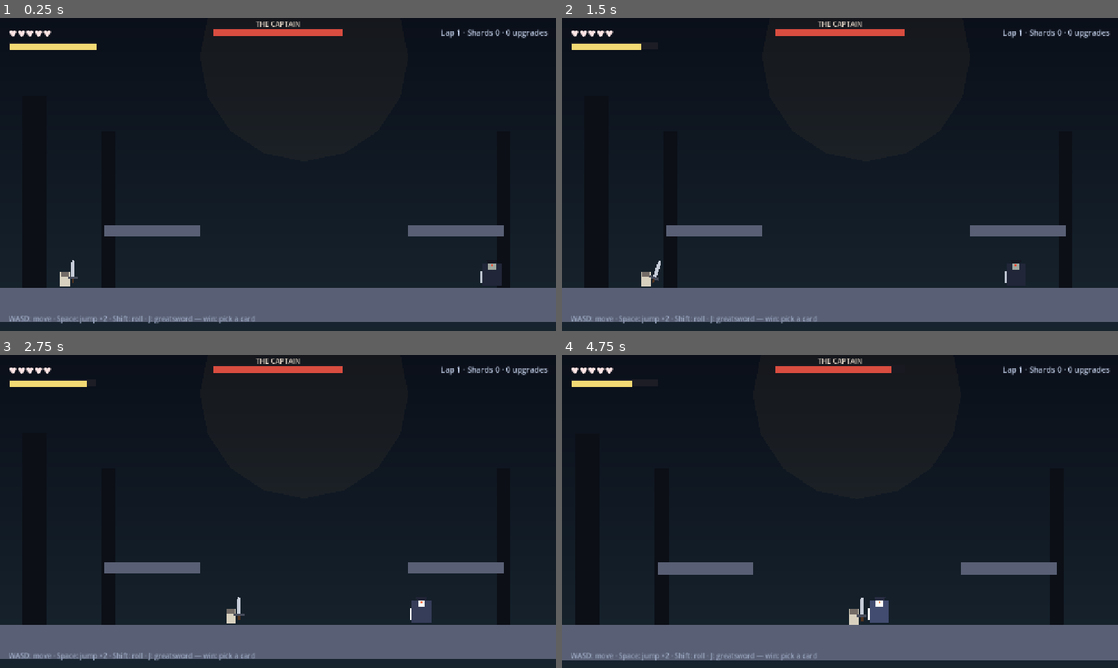
Above: before the commit, frames 1-4 (two rows, left to right).
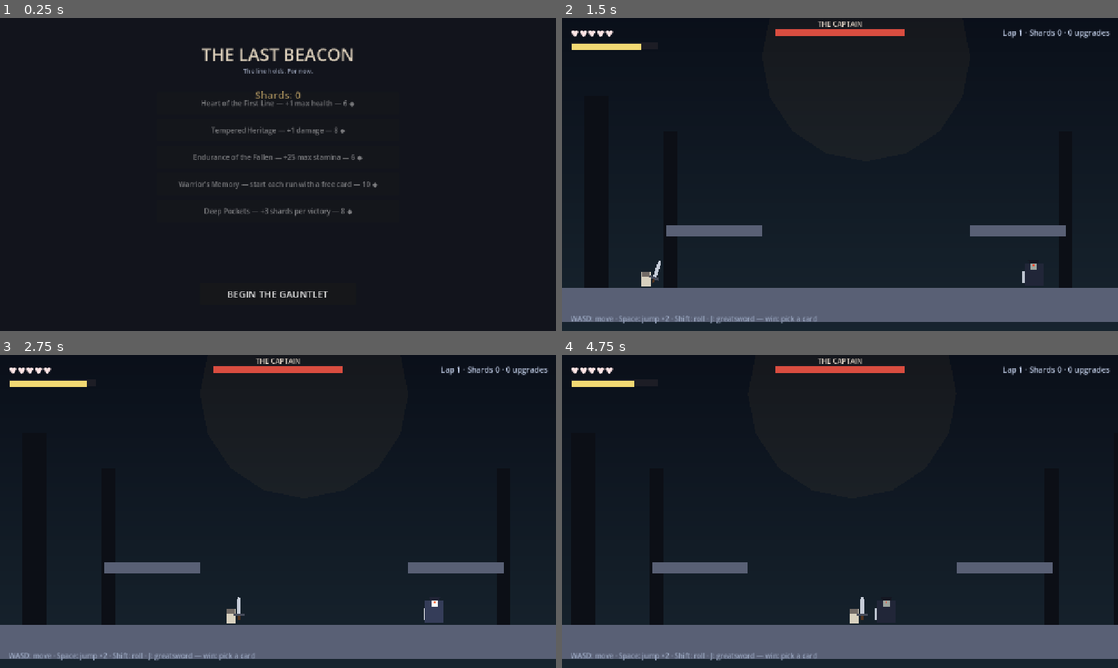
Above: after the commit, the same moments.

Repository: hugoborgplotnikov-boop/the-last-beacon
Game: Godot game, scene res://scenes/shop.tscn
Two runs of this game, one before a commit and one after it. Both use one fixed random seed, a clock stepped at 60 frames per second and the inputs below. Before the commit the project starts from res://scenes/captain_arena.tscn.
Inputs (mouse positions are in pixels of both pictures, inside the frame that each line leads up to):
- Up to frame 1 (0.25 s): no input
- Up to frame 2 (1.5 s): click (840, 293) at 0.5 s, where only the run after the commit has a clickable "BEGIN THE GAUNTLET"; hold D (move_right) from 1.28 s (still down); tap J (attack) at 1.35 s
- Up to frame 3 (2.75 s): keep holding D (move_right); tap Space (jump) at 1.52, 2.27 s; tap Shift (roll) at 2.1 s
- Up to frame 4 (4.75 s): release D (move_right) at 2.78 s; hold A (move_left) 2.78-3.53 s; tap J (attack) at 2.85, 4.35 s; hold D (move_right) from 3.53 s (still down); tap Shift (roll) at 3.6 s; tap Space (jump) at 3.77, 4.52 s

The runs differ from the first frame. In frame 1, 16% of the frame differs, in the area x 0-100%, y 1-98%; in frame 2, less than 0.1%; in frame 3, 0.3%; in frame 4, 1.1%.

Commit message:
feat: THE SHARDS SHOP — permanent unlocks, save file, shop hub (milestone 3)
Shards now mean something: spend them between runs on permanent upgrades.
- shop.tscn + shop.gd: the hub — game boots here; balance label, 5 items,
  BEGIN THE GAUNTLET -> captain arena
- 5 unlocks: Heart of the First Line (+hp x5), Tempered Heritage (+dmg
  x3), Endurance of the Fallen (+stamina x3), Warrior's Memory (free
  starter card), Deep Pockets (+3 shards/victory)
- run.gd: SHOP const, purchase() (affordability + caps), save/load
  (user://beacon_save.cfg), init_run folds unlocks into run buffs,
  record_victory pays pockets bonus + saves, death -> shop (restart_run)
- test_shop (10th test): wallet, purchases, caps, persistence, meta
  folding, pockets payout
- all run-state tests wipe the save first (deterministic regardless of
  the real save file)
- suite 10/10 green; docs updated

Diff:
--- a/dev/TheLastBeacon/project.godot
+++ b/dev/TheLastBeacon/project.godot
@@ -12,7 +12,7 @@
 
 config/name="The Last Beacon"
 config/description="A 2D boss-gauntlet roguelike — you are the last beacon of a falling world. Face the champions who fell before you."
-run/main_scene="res://scenes/captain_arena.tscn"
+run/main_scene="res://scenes/shop.tscn"
 config/features=PackedStringArray("4.7", "GL Compatibility")
 
 [display]
--- /dev/null
+++ b/dev/TheLastBeacon/scenes/shop.tscn
@@ -0,0 +1,98 @@
+[gd_scene load_steps=2 format=3]
+
+[ext_resource type="Script" path="res://scripts/shop.gd" id="1"]
+
+[node name="Shop" type="Control"]
+layout_mode = 3
+anchors_preset = 15
+anchor_right = 1.0
+anchor_bottom = 1.0
+grow_horizontal = 2
+grow_vertical = 2
+script = ExtResource("1")
+
+[node name="Backdrop" type="ColorRect" parent="."]
+layout_mode = 1
+anchors_preset = 15
+anchor_right = 1.0
+anchor_bottom = 1.0
+grow_horizontal = 2
+grow_vertical = 2
+color = Color(0.07, 0.08, 0.11, 1)
+
+[node name="Title" type="Label" parent="."]
+layout_mode = 1
+anchors_preset = 10
+anchor_right = 1.0
+offset_top = 56.0
+offset_bottom = 110.0
+grow_horizontal = 2
+theme_override_colors/font_color = Color(0.85, 0.8, 0.72, 1)
+theme_override_font_sizes/font_size = 40
+horizontal_alignment = 1
+text = "THE LAST BEACON"
+
+[node name="Subtitle" type="Label" parent="."]
+layout_mode = 1
+anchors_preset = 10
+anchor_right = 1.0
+offset_top = 112.0
+offset_bottom = 134.0
+grow_horizontal = 2
+theme_override_colors/font_color = Color(0.55, 0.58, 0.66, 1)
+theme_override_font_sizes/font_size = 14
+horizontal_alignment = 1
+text = "The line holds. For now."
+
+[node name="UI" type="Control" parent="."]
+layout_mode = 1
+anchors_preset = 15
+anchor_right = 1.0
+anchor_bottom = 1.0
+grow_horizontal = 2
+grow_vertical = 2
+
+[node name="BalanceLabel" type="Label" parent="UI"]
+layout_mode = 1
+anchors_preset = 10
+anchor_right = 1.0
+offset_top = 160.0
+offset_bottom = 196.0
+grow_horizontal = 2
+theme_override_colors/font_color = Color(0.85, 0.72, 0.45, 1)
+theme_override_font_sizes/font_size = 24
+horizontal_alignment = 1
+text = "Shards: 0"
+
+[node name="ItemList" type="VBoxContainer" parent="UI"]
+layout_mode = 1
+anchors_preset = 8
+anchor_left = 0.5
+anchor_top = 0.5
+anchor_right = 0.5
+anchor_bottom = 0.5
+offset_left = -280.0
+offset_top = -190.0
+offset_right = 280.0
+offset_bottom = 110.0
+grow_horizontal = 2
+grow_vertical = 2
+theme_override_constants/separation = 10
+
+[node name="BeginButton" type="Button" parent="UI"]
+layout_mode = 1
+anchors_preset = 7
+anchor_left = 0.5
+anchor_top = 1.0
+anchor_right = 0.5
+anchor_bottom = 1.0
+offset_left = -180.0
+offset_top = -110.0
+offset_right = 180.0
+offset_bottom = -60.0
+grow_horizontal = 2
+grow_vertical = 0
+theme_override_font_sizes/font_size = 22
+text = "BEGIN THE GAUNTLET"
+
+[connection signal="pressed" from="UI/BeginButton" to="." method="_on_begin_pressed"]
--- a/dev/TheLastBeacon/scripts/run.gd
+++ b/dev/TheLastBeacon/scripts/run.gd
@@ -1,13 +1,17 @@
 extends Node
 
 ## Run — the gauntlet's brain (autoload). Holds the run state (lap, shards,
-## buffs), the boss rotation, and the upgrade-card pool. Arenas read the run
-## state in _ready and report victories and deaths back here.
+## buffs), the boss rotation, the upgrade-card pool, and the meta layer
+## (the shards shop + the save file). Arenas read the run state in _ready
+## and report victories and deaths back here.
 
 const BOSS_ROTATION: Array[String] = [
 	"res://scenes/captain_arena.tscn",
 	"res://scenes/bastion_arena.tscn",
 ]
+
+const SHOP_SCENE := "res://scenes/shop.tscn"
+const SAVE_PATH := "user://beacon_save.cfg"
 
 ## Card pool: id -> {title, desc, buffs} — buffs accumulate per run and are
 ## applied to the hero by the arena's _ready.
@@ -23,15 +27,27 @@
 	"giants_reach": {"title": "Giant's Reach", "desc": "+20% attack range", "buffs": {"reach": 0.2}},
 }
 
+## The shop: id -> {title, desc, cost, max} — permanent unlocks bought with
+## shards between runs. Effects fold into every fresh run via init_run.
+const SHOP := {
+	"fortitude": {"title": "Heart of the First Line", "desc": "+1 max health", "cost": 6, "max": 5},
+	"blade": {"title": "Tempered Heritage", "desc": "+1 damage", "cost": 8, "max": 3},
+	"stamina": {"title": "Endurance of the Fallen", "desc": "+25 max stamina", "cost": 6, "max": 3},
+	"memory": {"title": "Warrior's Memory", "desc": "start each run with a free card", "cost": 10, "max": 1},
+	"pockets": {"title": "Deep Pockets", "desc": "+3 shards per victory", "cost": 8, "max": 1},
+}
+
 var lap := 1
 var shards := 0
 var boss_index := 0
 var buffs: Dictionary = {}
 var run_active := false
+var meta_unlocks: Dictionary = {}
 
 
 func _ready() -> void:
 	process_mode = Node.PROCESS_MODE_ALWAYS
+	load_game()
 
 
 func init_run() -> void:
@@ -39,6 +55,19 @@
 	boss_index = 0
 	buffs = {}
 	run_active = true
+	# Permanent unlocks fold into the run's buffs (applied by the arena).
+	for id in meta_unlocks:
+		var n: int = meta_unlocks[id]
+		match id:
+			"fortitude":
+				buffs["hp"] = buffs.get("hp", 0) + n
+			"blade":
+				buffs["damage"] = buffs.get("damage", 0) + n
+			"stamina":
+				buffs["stamina"] = buffs.get("stamina", 0) + 25.0 * n
+			"memory":
+				if n > 0:
+					apply_card(_starter_card())
 
 
 func current_arena() -> String:
@@ -47,10 +76,14 @@
 
 func record_victory() -> void:
 	shards += 3
+	if meta_unlocks.get("pockets", 0) > 0:
+		shards += 3
+	save_game()
 
 
 func record_death() -> void:
 	run_active = false
+	save_game()
 
 
 func advance() -> void:
@@ -61,9 +94,11 @@
 	get_tree().change_scene_to_file(current_arena())
 
 
+## The run is over: the hero returns to the shop with the wallet intact.
 func restart_run() -> void:
 	init_run()
-	get_tree().change_scene_to_file(BOSS_ROTATION[0])
+	save_game()
+	get_tree().change_scene_to_file(SHOP_SCENE)
 
 
 func draw_cards(count := 3) -> Array[String]:
@@ -82,3 +117,37 @@
 	var card_buffs: Dictionary = CARDS[id]["buffs"]
 	for key in card_buffs:
 		buffs[key] = buffs.get(key, 0) + card_buffs[key]
+
+
+func _starter_card() -> String:
+	var ids: Array[String] = draw_cards(1)
+	return ids[0]
+
+
+func purchase(id: String) -> bool:
+	if not SHOP.has(id):
+		return false
+	var item: Dictionary = SHOP[id]
+	if meta_unlocks.get(id, 0) >= item["max"]:
+		return false
+	if shards < item["cost"]:
+		return false
+	shards -= item["cost"]
+	meta_unlocks[id] = meta_unlocks.get(id, 0) + 1
+	save_game()
+	return true
+
+
+func save_game() -> void:
+	var cfg := ConfigFile.new()
+	cfg.set_value("meta", "shards", shards)
+	cfg.set_value("meta", "unlocks", meta_unlocks)
+	cfg.save(SAVE_PATH)
+
+
+func load_game() -> void:
+	var cfg := ConfigFile.new()
+	if cfg.load(SAVE_PATH) != OK:
+		return
+	shards = cfg.get_value("meta", "shards", 0)
+	meta_unlocks = cfg.get_value("meta", "unlocks", {})
--- /dev/null
+++ b/dev/TheLastBeacon/scripts/shop.gd
@@ -0,0 +1,41 @@
+extends Control
+## The shards shop — the hub between runs. The hero's permanent unlocks
+## live here: spend shards on them, then begin the gauntlet again.
+
+@onready var balance_label: Label = $UI/BalanceLabel
+@onready var item_list: VBoxContainer = $UI/ItemList
+
+
+func _ready() -> void:
+	_refresh()
+
+
+func _refresh() -> void:
+	balance_label.text = "Shards: %d" % Run.shards
+	for child in item_list.get_children():
+		child.queue_free()
+	for id in Run.SHOP:
+		var item: Dictionary = Run.SHOP[id]
+		var owned: int = Run.meta_unlocks.get(id, 0)
+		var btn := Button.new()
+		btn.custom_minimum_size = Vector2(560, 52)
+		btn.text = "%s — %s — %d ◆" % [item["title"], item["desc"], item["cost"]]
+		if owned > 0:
+			btn.text += " (owned %d)" % owned
+		if owned >= item["max"]:
+			btn.text += " — MAXED"
+			btn.disabled = true
+		elif Run.shards < item["cost"]:
+			btn.disabled = true
+		btn.pressed.connect(_on_item_pressed.bind(id))
+		item_list.add_child(btn)
+
+
+func _on_item_pressed(id: String) -> void:
+	if Run.purchase(id):
+		_refresh()
+
+
+func _on_begin_pressed() -> void:
+	Run.init_run()
+	get_tree().change_scene_to_file("res://scenes/captain_arena.tscn")
--- a/dev/TheLastBeacon/tests/test_bastion.gd
+++ b/dev/TheLastBeacon/tests/test_bastion.gd
@@ -18,6 +18,13 @@
 func _initialize() -> void:
 	h = HARNESS.new("bastion")
 	run = get_root().get_node("Run")
+	# Clean slate: wipe the save so the test is deterministic.
+	var cfg := ConfigFile.new()
+	cfg.save("user://beacon_save.cfg")
+	run.load_game()
+	run.shards = 0
+	run.meta_unlocks = {}
+	run.save_game()
 	run.init_run()
 	var arena_scene: PackedScene = load("res://scenes/bastion_arena.tscn")
 	arena = arena_scene.instantiate()
--- a/dev/TheLastBeacon/tests/test_captain.gd
+++ b/dev/TheLastBeacon/tests/test_captain.gd
@@ -17,6 +17,13 @@
 func _initialize() -> void:
 	h = HARNESS.new("captain")
 	run = get_root().get_node("Run")
+	# Clean slate: wipe the save so the test is deterministic.
+	var cfg := ConfigFile.new()
+	cfg.save("user://beacon_save.cfg")
+	run.load_game()
+	run.shards = 0
+	run.meta_unlocks = {}
+	run.save_game()
 	run.init_run()
 	var arena_scene: PackedScene = load("res://scenes/captain_arena.tscn")
 	arena = arena_scene.instantiate()
--- a/dev/TheLastBeacon/tests/test_run.gd
+++ b/dev/TheLastBeacon/tests/test_run.gd
@@ -17,6 +17,13 @@
 func _initialize() -> void:
 	h = HARNESS.new("run")
 	run = get_root().get_node("Run")
+	# Clean slate: wipe the save so the test is deterministic.
+	var cfg := ConfigFile.new()
+	cfg.save("user://beacon_save.cfg")
+	run.load_game()
+	run.shards = 0
+	run.meta_unlocks = {}
+	run.save_game()
 	run.init_run()
 	h.check(run.CARDS.size() >= 9, "card pool has >= 9 cards (%d)" % run.CARDS.size())
 	var picks: Array = run.draw_cards(3)
--- /dev/null
+++ b/dev/TheLastBeacon/tests/test_shop.gd
@@ -0,0 +1,71 @@
+extends SceneTree
+## test_shop.gd — the meta-currency contract: the wallet persists to disk,
+## purchases spend shards and record unlocks, affordability and caps are
+## enforced, and init_run folds permanent unlocks into every fresh run.
+## Deterministic: starts from a wiped save file.
+
+const HARNESS = preload("res://tests/harness.gd")
+const SAVE := "user://beacon_save.cfg"
+
+var frames := 0
+var h: RefCounted
+var run: Node
+var shop: Control
+
+
+func _initialize() -> void:
+	h = HARNESS.new("shop")
+	run = get_root().get_node("Run")
+	# Clean slate: wipe the save so the test is deterministic.
+	var cfg := ConfigFile.new()
+	cfg.save(SAVE)
+	run.load_game()
+	run.shards = 0
+	run.meta_unlocks = {}
+	run.save_game()
+	# Purchases spend the wallet and enforce affordability.
+	h.check(run.purchase("fortitude") == false, "can't buy with 0 shards")
+	run.shards = 12
+	h.check(run.purchase("fortitude"), "heart bought (6)")
+	h.check(run.purchase("fortitude"), "heart bought again (6)")
+	h.check(run.shards == 0, "wallet spent down (0)")
+	h.check(run.purchase("fortitude") == false, "can't buy what you can't afford")
+	h.check(run.meta_unlocks.get("fortitude", 0) == 2, "unlock count recorded (2)")
+	# One-time items cap at 1.
+	run.shards = 100
+	h.check(run.purchase("memory"), "warrior's memory bought")
+	h.check(run.purchase("memory") == false, "one-time item capped")
+	# Persistence: a fresh load sees the same wallet and unlocks.
+	run.shards = 7
+	run.save_game()
+	run.shards = 0
+	run.meta_unlocks = {}
+	run.load_game()
+	h.check(run.shards == 7, "wallet survives reload (7)")
+	h.check(run.meta_unlocks.get("fortitude", 0) == 2, "unlocks survive reload (2)")
+	# init_run folds unlocks into the run (plus the memory starter card).
+	run.init_run()
+	h.check(run.buffs.get("hp", 0) >= 2, "meta hp buff in the run (>=2)")
+	h.check(run.buffs.size() >= 2, "starter card folded in (%d buffs)" % run.buffs.size())
+	# Deep Pockets: +3 shards per victory on top of the base 3.
+	run.shards = 8
+	h.check(run.purchase("pockets"), "deep pockets bought")
+	run.shards = 0
+	run.record_victory()
+	h.check(run.shards == 6, "pockets victory pays 6 (3+3)")
+	# The shop scene exists and exposes its controls.
+	var shop_scene: PackedScene = load("res://scenes/shop.tscn")
+	shop = shop_scene.instantiate()
+	root.add_child(shop)
+	print("TEST shop: wallet+purchases+persistence+meta ok — checking the scene")
+
+
+func _physics_process(_delta: float) -> bool:
+	frames += 1
+	match frames:
+		5:
+			h.check(shop.get_node("UI/BalanceLabel") != null, "shop has a balance label")
+			h.check(shop.get_node("UI/BeginButton") != null, "shop has the begin button")
+			h.check(shop.get_node("UI/ItemList") != null, "shop has the item list")
+			quit(0 if h.summary() else 1)
+	return false
--- a/dev/TheLastBeacon/tests/test_soak.gd
+++ b/dev/TheLastBeacon/tests/test_soak.gd
@@ -21,7 +21,13 @@
 func _initialize() -> void:
 	h = HARNESS.new("soak")
 	run = get_root().get_node("Run")
-	# Kick off like the real game: the main scene is the captain's arena.
+	# Clean slate: wipe the save so the test is deterministic.
+	var cfg := ConfigFile.new()
+	cfg.save("user://beacon_save.cfg")
+	run.load_game()
+	run.shards = 0
+	run.meta_unlocks = {}
+	run.save_game()
 	change_scene_to_file("res://scenes/captain_arena.tscn")
 
 
Not shown, added: dev/TheLastBeacon/scripts/shop.gd.uid
Not shown, added: dev/TheLastBeacon/tests/test_shop.gd.uid
Not shown, changed: design/02-game-design-doc.md
Not shown, changed: design/03-boss-gauntlet-pitch.md
Not shown, changed: dev/TheLastBeacon/README.md
